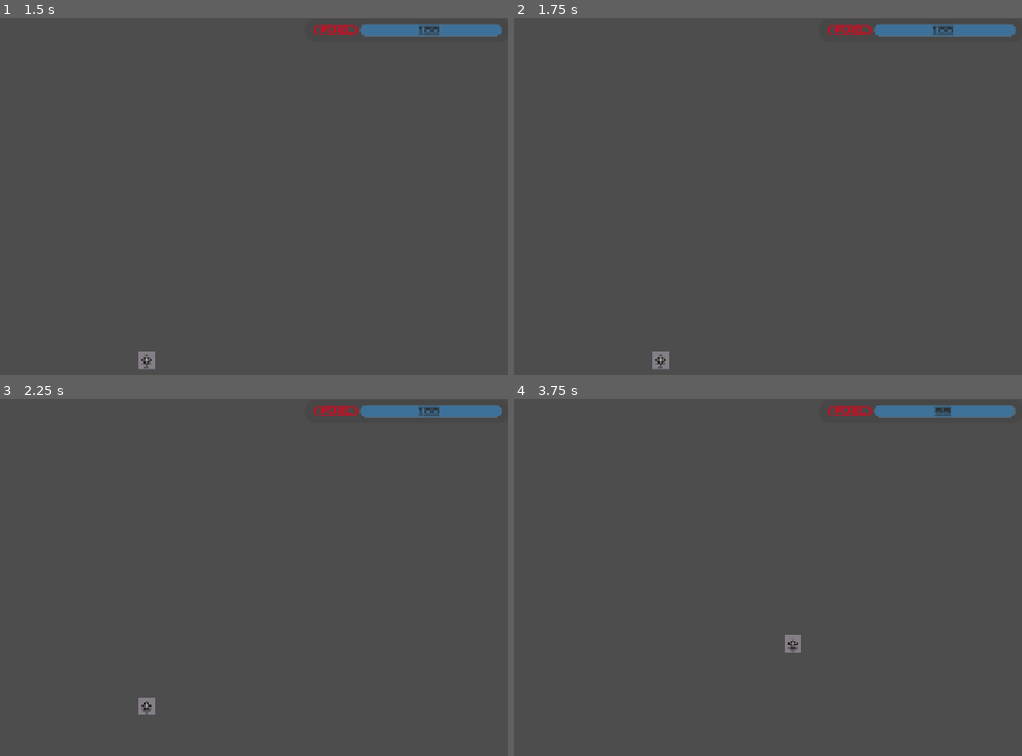
Above: before the commit, frames 1-4 (two rows, left to right).
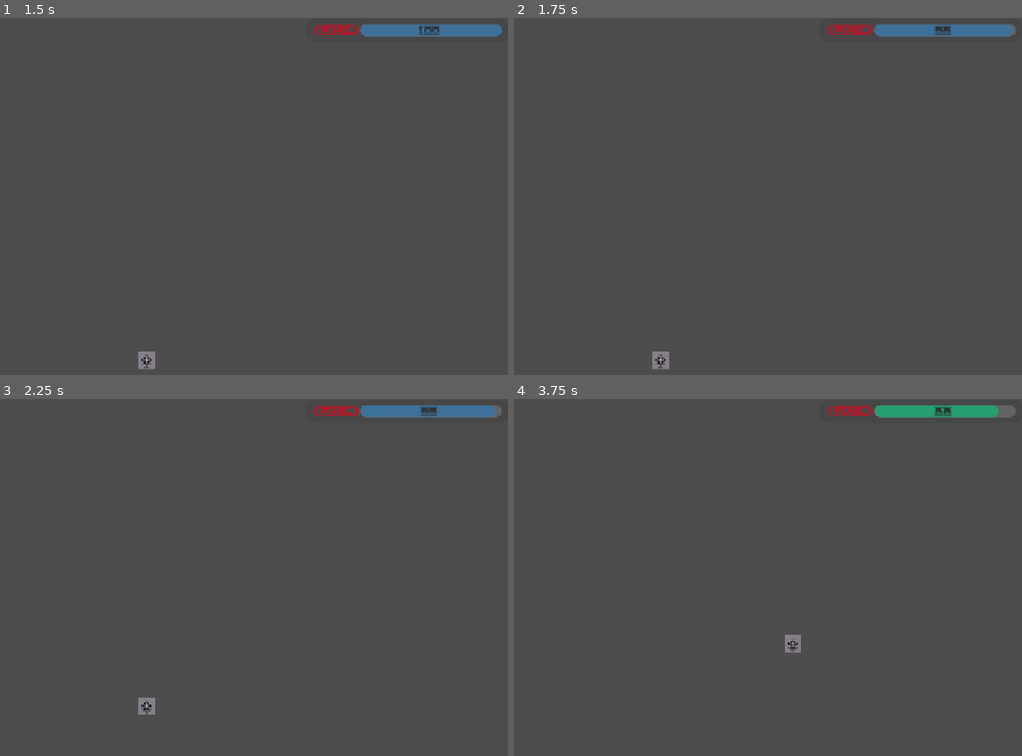
Above: after the commit, the same moments.

Repository: ikostan/SkyLockAssault
Game: Godot game, scene res://scenes/main_menu.tscn
The game is run twice, just before and just after one commit, with the same random seed, the same clock (stepped at 60 frames per second) and the same inputs. Video files are missing from this copy of the repository; at most half a second of black plays in their place.
Inputs:
- Up to frame 1 (1.5 s): tap Enter at 0.5 s; hold D (move_right) 0.53-1.25 s; click "{START=GAME}" at 1.25 s
- Up to frame 2 (1.75 s): no input
- Up to frame 3 (2.25 s): tap Space at 2 s; hold W (move_backward) from 2.03 s (still down)
- Up to frame 4 (3.75 s): release W (move_backward) at 2.78 s; hold D (move_right) 2.78-3.53 s; hold X (move_forward) from 3.53 s (still down)

Frame 1 is identical in both runs. In frame 2, less than 0.1% of the frame differs, in the area x 82-99%, y 1-6%; in frame 3, less than 0.1%; in frame 4, 0.9%, in the area x 71-99%, y 1-6%.

Commit message:
Code refactoring
1. Docs update
2. In player.gd, replace the hardcoded 100.0 in your lerp_factor calculation with max_fuel so the color logic automatically adapts if max_fuel is changed.

Diff:
--- a/scenes/Player.tscn
+++ b/scenes/Player.tscn
@@ -23,4 +23,5 @@
 
 [node name="FuelTimer" type="Timer" parent="."]
 process_callback = 0
+wait_time = 0.1
 autostart = true
--- a/scripts/player.gd
+++ b/scripts/player.gd
@@ -23,7 +23,7 @@
 var fuel_bar: ProgressBar = $"../PlayerStatsPanel/VBoxContainer/HBoxContainer/FuelProgressBar"
 @onready var fuel_timer: Timer = $FuelTimer
 # Get the fill style (assume it's StyleBoxFlat; if not, create one first in _ready)
-@onready var fill_style: StyleBoxFlat = fuel_bar.get_theme_stylebox("fill") as StyleBoxFlat
+@onready var fill_style: StyleBoxFlat = fuel_bar.get_theme_stylebox("fill")
 
 
 func _ready() -> void:
@@ -68,17 +68,21 @@
 
 # Connect Timer's timeout signal
 func _on_fuel_timer_timeout() -> void:
-	current_fuel -= 0.5
+	var fuel_left: float = current_fuel - 0.5
+	# Add a clamp so current_fuel never drops below zero
+	# to prevent negative values and any unintended behavior in the fuel bar.
+	current_fuel = clamp(fuel_left, 0, max_fuel)
 	fuel_bar.value = current_fuel
-	lerp_factor = 1.0 - (current_fuel / 100.0)  # 0=full (green), 1=empty (red)
+	lerp_factor = 1.0 - (current_fuel / max_fuel)  # 0=full (green), 1=empty (red)
+	progress_bar_bg_color = fill_style.bg_color
 
-	if current_fuel >= 80.0:
+	if current_fuel >= 50.0 and current_fuel <= 90:
 		fill_style.bg_color = progress_bar_bg_color.lerp(Color.GREEN, lerp_factor)
-	elif 60.0 <= current_fuel and current_fuel < 80.0:
-		fill_style.bg_color = Color.GREEN.lerp(Color.YELLOW, lerp_factor)  # Medium-high: green
-	elif current_fuel >= 30.0 and current_fuel < 60.0:
-		fill_style.bg_color = Color.YELLOW.lerp(Color.RED, lerp_factor)  # Medium-low: yellow
-	elif current_fuel < 30.0:
+	elif 30.0 <= current_fuel and current_fuel < 50.0:
+		fill_style.bg_color = progress_bar_bg_color.lerp(Color.YELLOW, lerp_factor)  # Medium-high: green
+	elif current_fuel >= 15.0 and current_fuel < 30.0:
+		fill_style.bg_color = progress_bar_bg_color.lerp(Color.RED, lerp_factor)  # Medium-low: yellow
+	elif current_fuel < 15.0:
 		fill_style.bg_color = Color.RED  # Low: red
 
 	if current_fuel <= 0:
Not shown, changed: README.md
